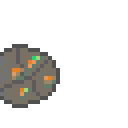
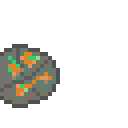
Layer changes from the first w=128, h=128 image to the second:
painted on "Background" over (4, 48, 56, 100)
